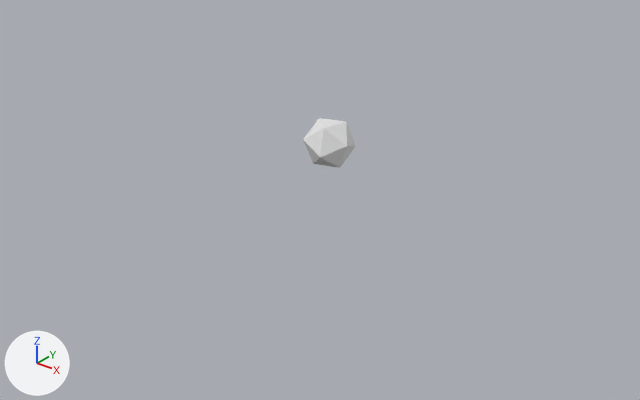
One commit to the Blender file d20_2.blend: the scene before it, then after it.
Before and after are seen from a 50 mm lens placed at (18.6, -23.8, 12.3), pointed at (0.3, -0.9, -1.9). Every picture has the same lights, and +X, +Y and +Z are marked at lower left. Materials are left out; every surface is plain grey.

The first picture shows 'rotater'.
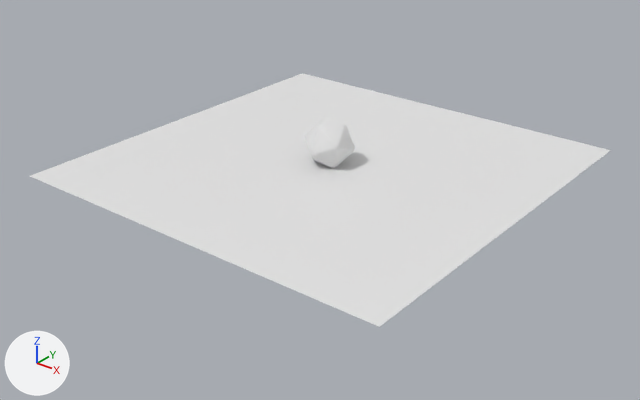
Boxes (x1, y1, x2, y2) around the edits, measured in the pictures (640 x 400 px):
'Plane', added: after (30, 73, 611, 327)
'rotater', turned: before (303, 118, 356, 168); after (305, 118, 355, 168)

What changed in the scene script:
```text
Add me_plane:
    me_plane.from_pydata([(-1.0, -1.0, 0.0), (1.0, -1.0, 0.0), (-1.0, 1.0, 0.0), (1.0, 1.0, 0.0)], [], [(0, 1, 3, 2)])
Change ob_rotater:
    ob_rotater.rotation_euler: (-2.513, -0.189, 0.567) -> (-0.422, 2.628, -1.369)  # degrees (-144, -11, 32) -> degrees (-24, 151, -78)
Add ob_plane:
    ob_plane = bpy.data.objects.new('Plane', me_plane)
    ob_plane.location = (0.0, 0.0, -0.79)
    ob_plane.scale = (7.67, 7.67, 7.67)
```
